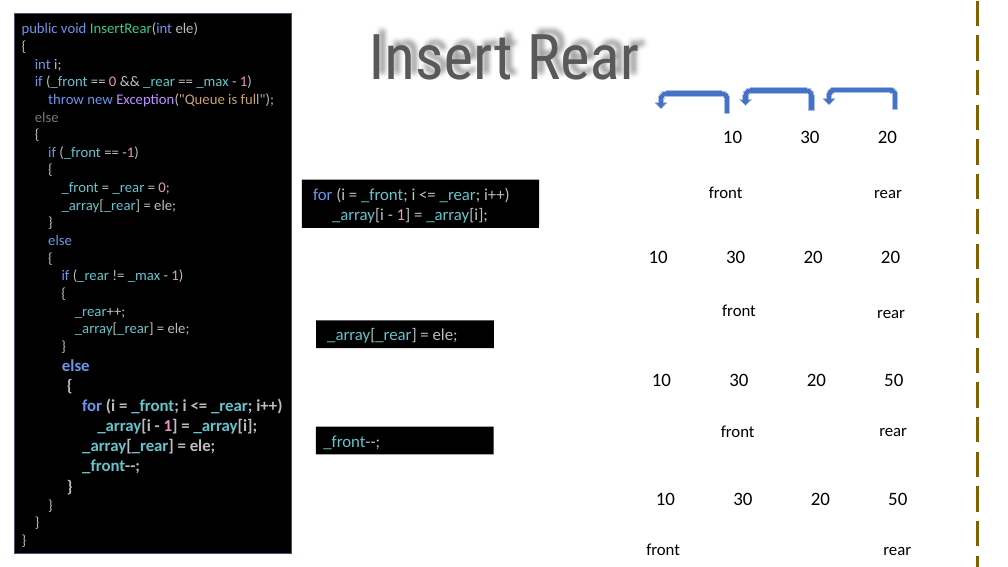
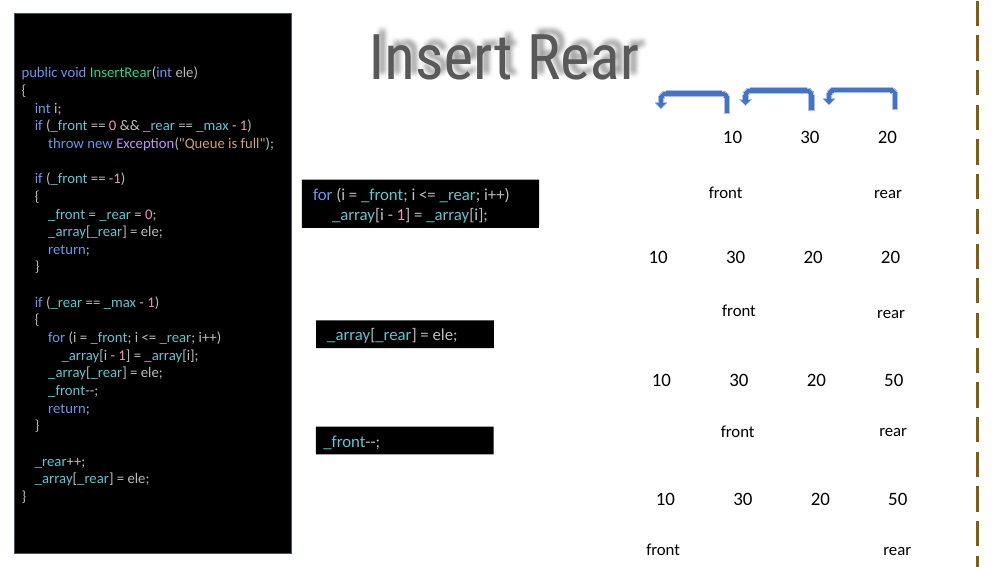
Before and after one commit to visweswarpenti/Trainings, a slide deck: slide 6 of Data Structures using C#/data-structures-using-.net-core-csharp/Queue/Double Ended Queue/Double Ended Queue.pptx. Drawn at 1008x567 pixels with LibreOffice and Linux fonts; fonts in the diff are those of the drawing; background and template pictures are left out. Boxes give left, top, right and bottom in pixels: in the first picture for what was removed or moved away, otherwise in the second. Text is boxed around its words. In the diff, an @@ line names an element or a change of style, - is before the commit and + after.

Commit message:
Double ended queue changes : VP

```diff
--- a/Data Structures using C#/data-structures-using-.net-core-csharp/Queue/Double Ended Queue/Double Ended Queue.pptx
+++ b/Data Structures using C#/data-structures-using-.net-core-csharp/Queue/Double Ended Queue/Double Ended Queue.pptx
@@ text in rectangle at box(22, 66, 274, 486): text changed @@
-public void InsertRear(int ele)
-{
-int i;
-if (_front == 0 && _rear == _max - 1)
-throw new Exception("Queue is full");
-else
-{
-if (_front == -1)
-{
-_front = _rear = 0;
-_array[_rear] = ele;
-}
-else
-{
-if (_rear != _max - 1)
-{
-_rear++;
-_array[_rear] = ele;
-}
-else
-{
-for (i = _front; i <= _rear; i++)
-_array[i - 1] = _array[i];
-_array[_rear] = ele;
-_front--;
-}
-}
-}
-}
+public void InsertRear(int ele)
+{
+int i;
+if (_front == 0 && _rear == _max - 1)
+throw new Exception("Queue is full");
+if (_front == -1)
+{
+_front = _rear = 0;
+_array[_rear] = ele;
+return;
+}
+if (_rear == _max - 1)
+{
+for (i = _front; i <= _rear; i++)
+_array[i - 1] = _array[i];
+_array[_rear] = ele;
+_front--;
+return;
+}
+_rear++;
+_array[_rear] = ele;
+}
```
Also in this commit, not shown: 13 other slides changed, 1 other file.
